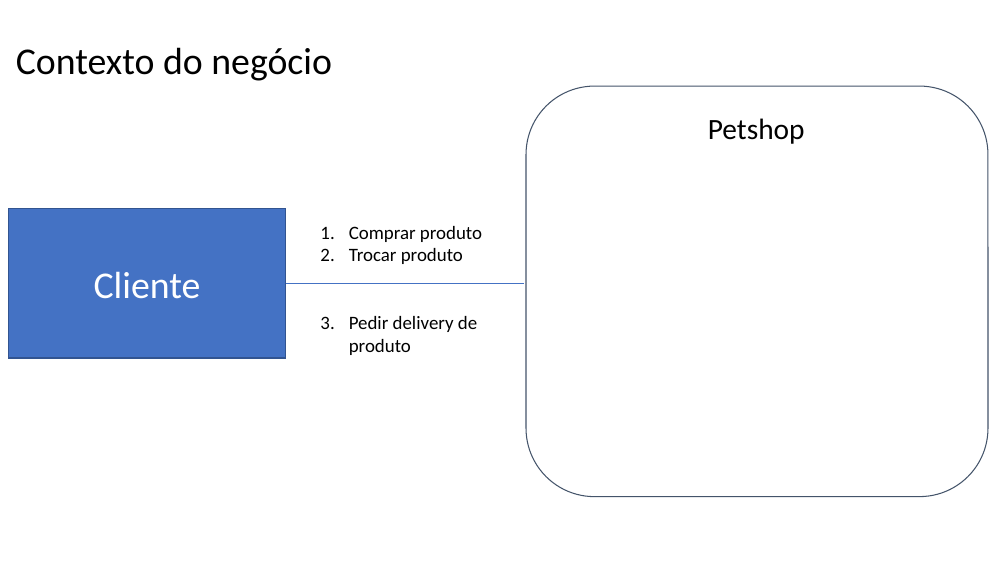
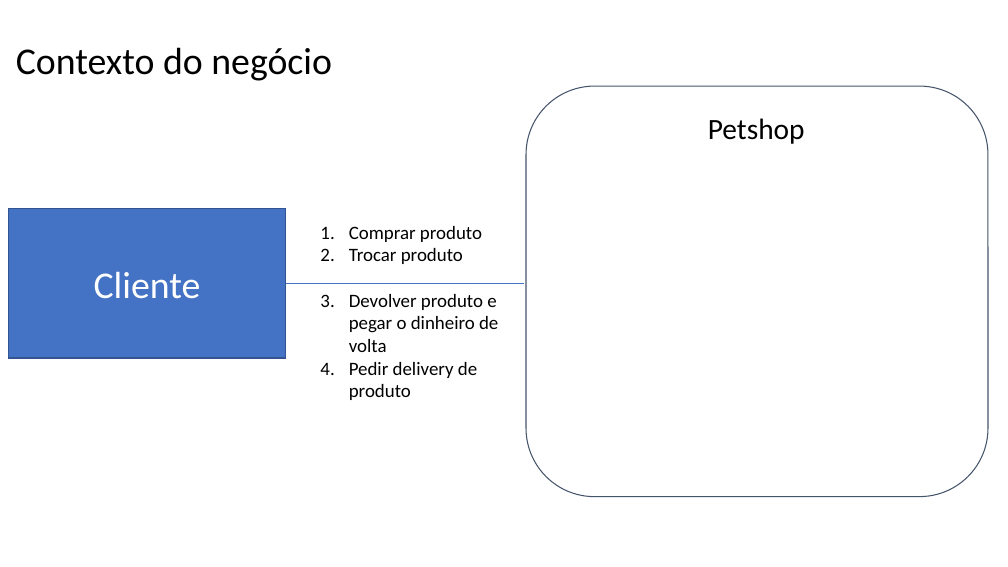
Before and after one commit to RafaIzu/mostragem-AC3, a slide deck: slide 1 of 15 - Arquitetura de Negócio para cada Cenário.pptx. Drawn at 1008x567 pixels with LibreOffice and Linux fonts; fonts in the diff are those of the drawing. Boxes give left, top, right and bottom in pixels: in the first picture for what was removed or moved away, otherwise in the second. Text is boxed around its words. In the diff, an @@ line names an element or a change of style, - is before the commit and + after.

```diff
--- a/15 - Arquitetura de Negócio para cada Cenário.pptx
+++ b/15 - Arquitetura de Negócio para cada Cenário.pptx
@@ text at <box>349,294,498,352</box>: paragraph added @@
+3. Devolver produto e pegar o dinheiro de volta
```
Also in this commit, not shown: 1 other slide changed, 1 slide added, 5 other files.
